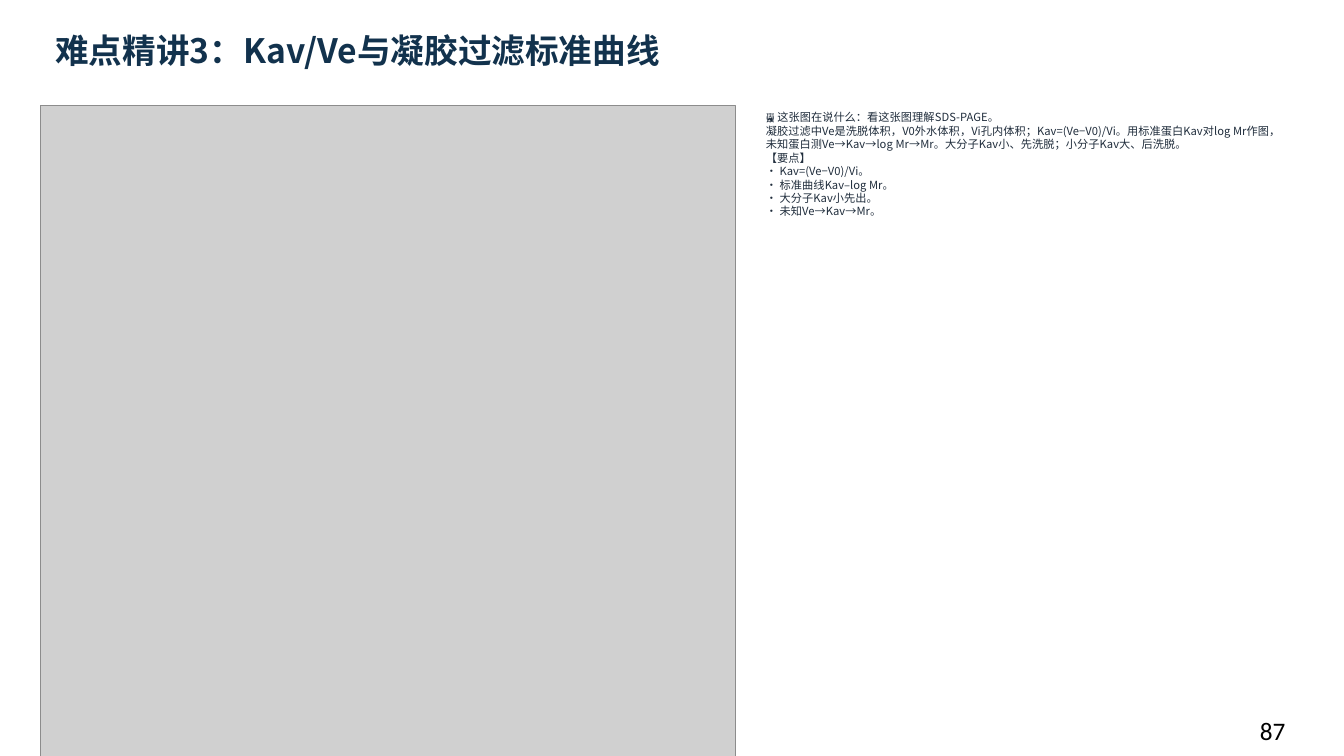
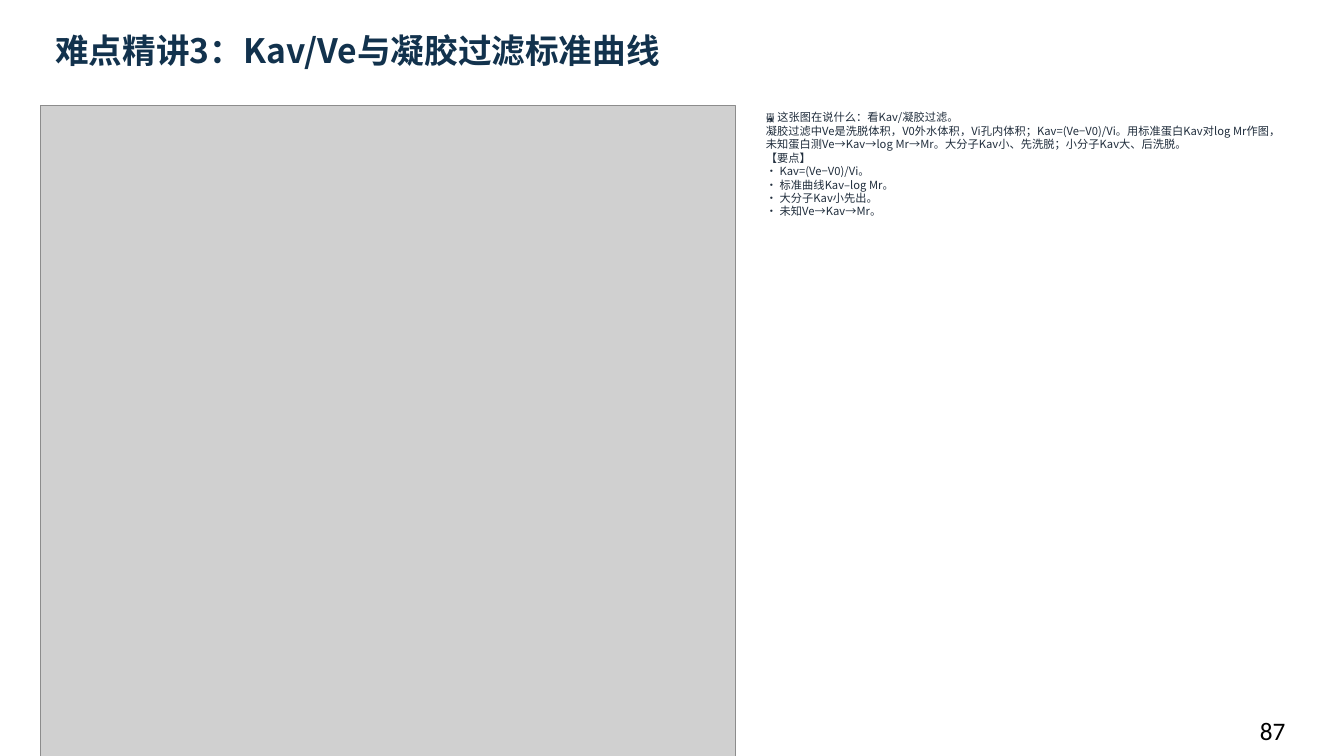
Before and after one commit to newkan-li/Biochemistry, a slide deck: slide 87 of downloads/bc05-ai-style.pptx. Drawn at 1344x756 pixels with LibreOffice and Linux fonts; fonts in the diff are those of the drawing; grey boxes stand for pictures. Boxes give left, top, right and bottom in pixels: in the first picture for what was removed or moved away, otherwise in the second. Text is boxed around its words. In the diff, an @@ line names an element or a change of style, - is before the commit and + after.

```diff
--- a/downloads/bc05-ai-style.pptx
+++ b/downloads/bc05-ai-style.pptx
@@ text at (x1=766, y1=111, x2=1280, y2=216): text changed @@
-🖼 这张图在说什么：看这张图理解SDS-PAGE。
-凝胶过滤中Ve是洗脱体积，V0外水体积，Vi孔内体积；Kav=(Ve−V0)/Vi。用标准蛋白Kav对log Mr作图，未知蛋白测Ve→Kav→log Mr→Mr。大分子Kav小、先洗脱；小分子Kav大、后洗脱。
-【要点】
-• Kav=(Ve−V0)/Vi。
-• 标准曲线Kav–log Mr。
-• 大分子Kav小先出。
-• 未知Ve→Kav→Mr。
+🖼 这张图在说什么：看Kav/凝胶过滤。
+凝胶过滤中Ve是洗脱体积，V0外水体积，Vi孔内体积；Kav=(Ve−V0)/Vi。用标准蛋白Kav对log Mr作图，未知蛋白测Ve→Kav→log Mr→Mr。大分子Kav小、先洗脱；小分子Kav大、后洗脱。
+【要点】
+• Kav=(Ve−V0)/Vi。
+• 标准曲线Kav–log Mr。
+• 大分子Kav小先出。
+• 未知Ve→Kav→Mr。
```
Also in this commit, not shown: 28 other slides changed, 21 other files.
